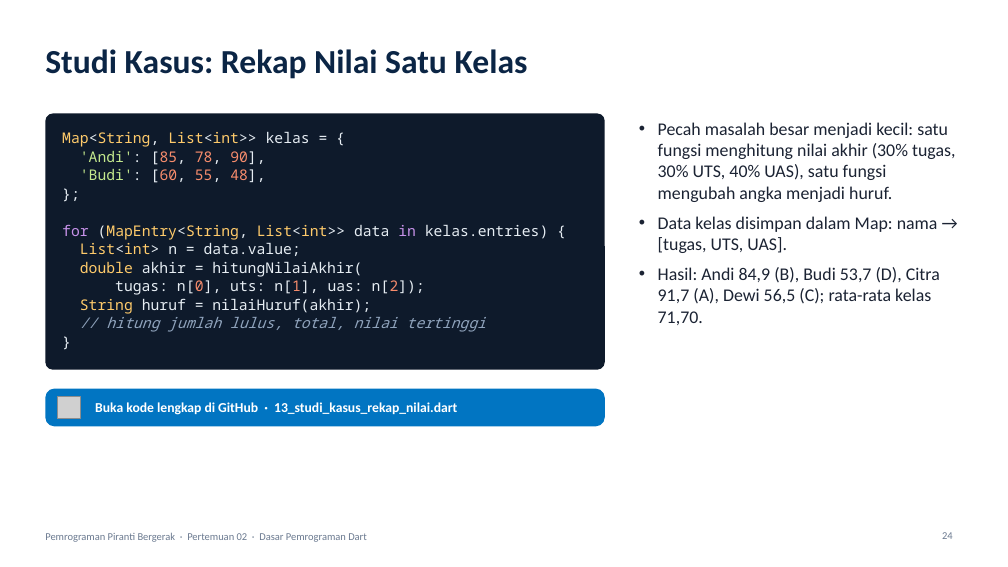
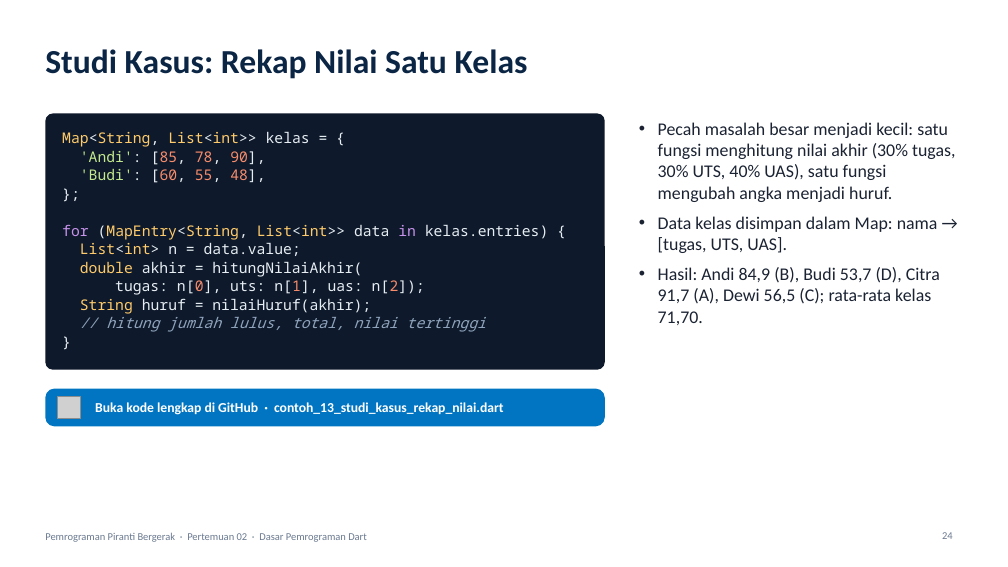
Before and after one commit to antonprafanto/mobile2026, a slide deck: slide 24 of pertemuan_02_dasar_dart/slide/PERTEMUAN_02_Dasar_Dart.pptx. Drawn at 1008x567 pixels with LibreOffice and Linux fonts; fonts in the diff are those of the drawing; grey boxes stand for pictures. Boxes give left, top, right and bottom in pixels: in the first picture for what was removed or moved away, otherwise in the second. Text is boxed around its words. In the diff, an @@ line names an element or a change of style, - is before the commit and + after.

```diff
--- a/pertemuan_02_dasar_dart/slide/PERTEMUAN_02_Dasar_Dart.pptx
+++ b/pertemuan_02_dasar_dart/slide/PERTEMUAN_02_Dasar_Dart.pptx
@@ text in rounded rectangle at (95,402,503,415): text changed @@
-Buka kode lengkap di GitHub · 13_studi_kasus_rekap_nilai.dart
+Buka kode lengkap di GitHub · contoh_13_studi_kasus_rekap_nilai.dart
```
Also in this commit, not shown: 11 other slides changed, 32 other files.
